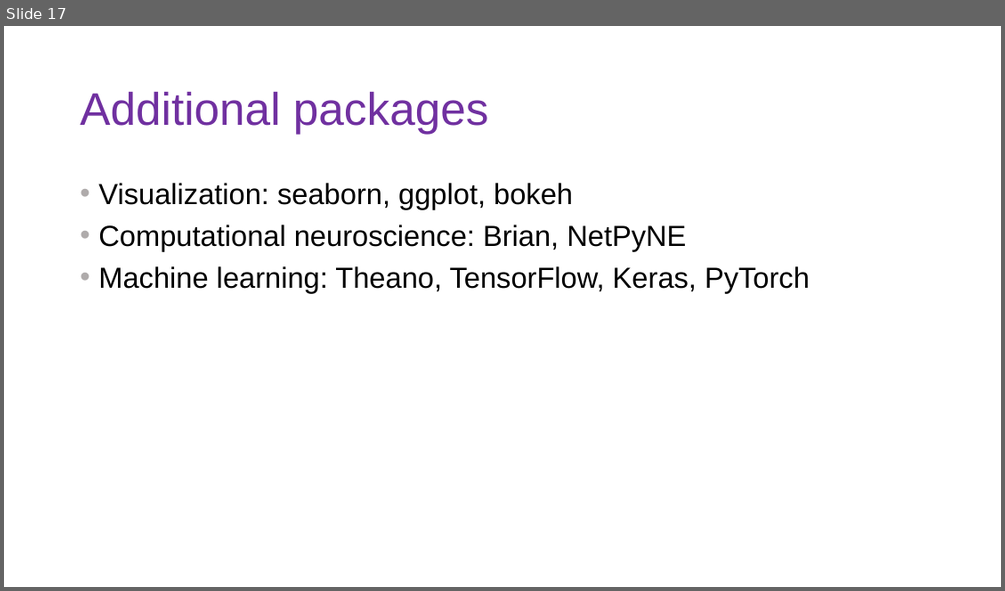
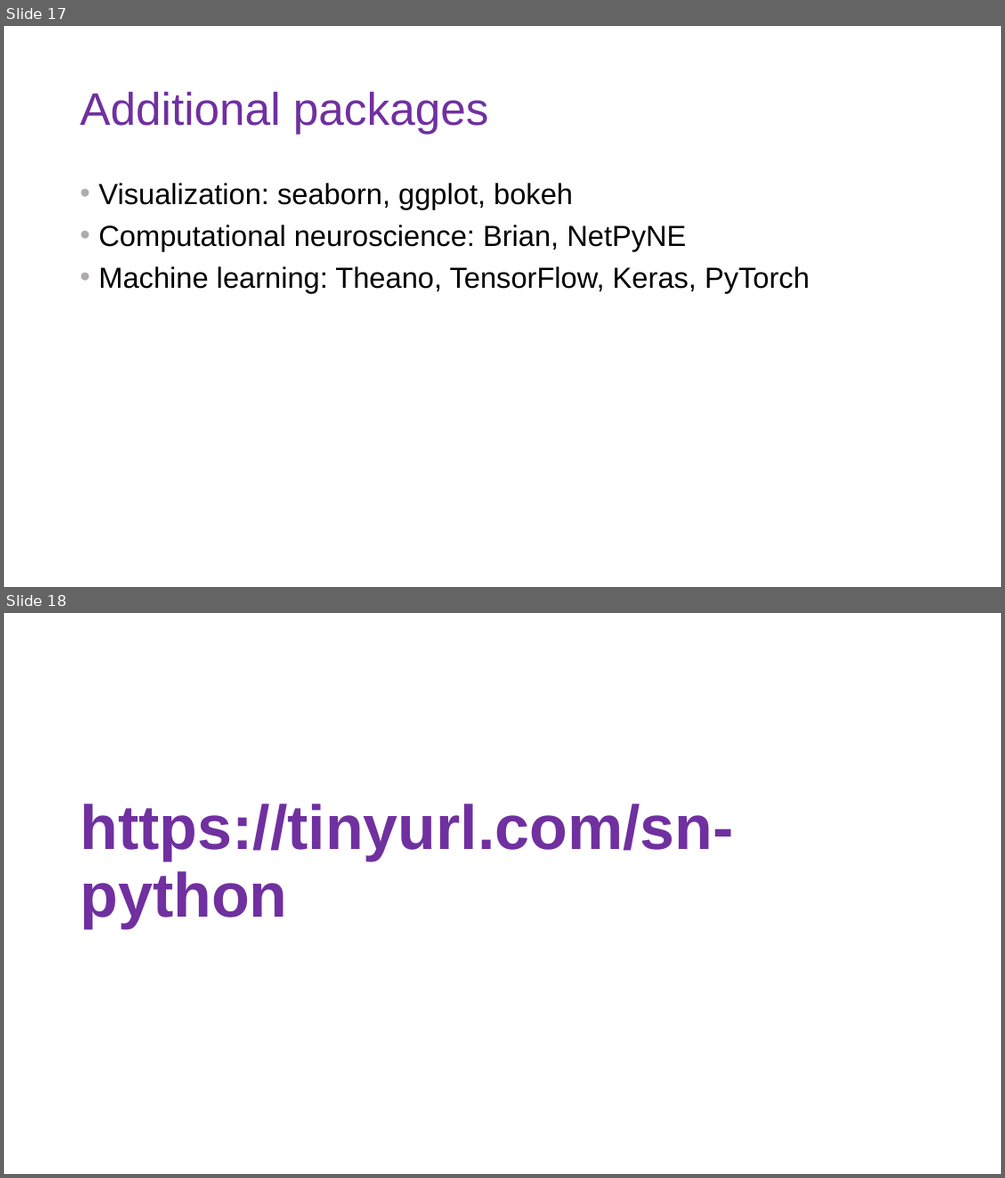
Before and after one commit to DoriMG/SN_python_course, a slide deck: Jan 2020/lectures/2_types_and_modules.pptx. Shown one above the other, each under a label of ours: slide 17 before the commit, slides 17 and 18 after it. The pictures are 1005x591 and 1005x1178 pixels, drawn with LibreOffice and Linux fonts; fonts in the diff are those of the drawing. Boxes give left, top, right and bottom in pixels: in the first picture for what was removed or moved away, otherwise in the second. Text is boxed around its words. In the diff, an @@ line names an element or a change of style, - is before the commit and + after.

```diff
--- a/Jan 2020/lectures/2_types_and_modules.pptx
+++ b/Jan 2020/lectures/2_types_and_modules.pptx
@@ slide 18 added at (4,613,1001,1174), background #FFFFFF @@
@@ title added at (80,803,733,928), 60 pt, text #7030A0, bold @@
+https://tinyurl.com/sn-python
```
Also in this commit, not shown: 1 slide removed, 3 other files.
